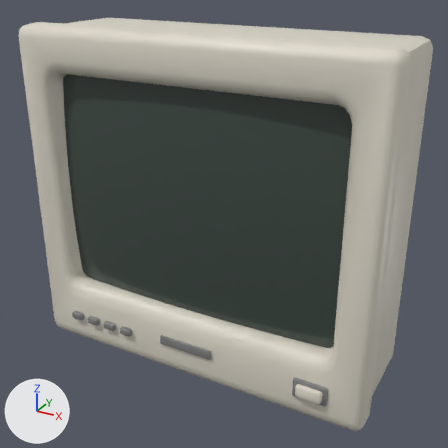
Renders of the FBX model Assets/Resources/Props/Models/Kit_CRTMonitor.fbx from each side of a commit.
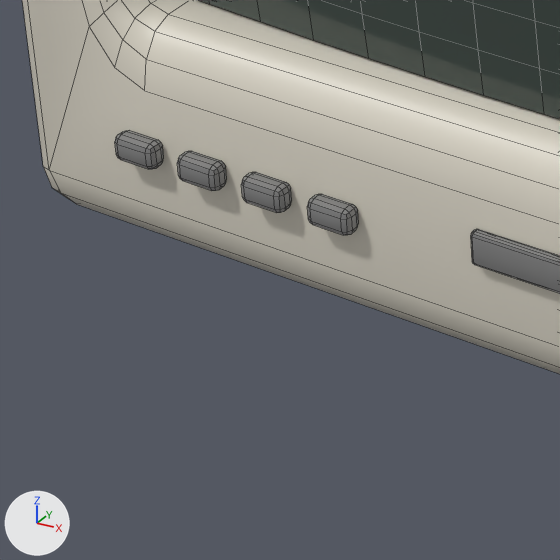
Old and new are each drawn whole from a 50 mm lens placed at (0.289, -0.65, 0.47), pointed at (-0.062, -0.012, 0.151) and again close up on the part from 10% to 41% of the width and 62% to 93% of the height. Arrows for +X, +Y and +Z are at lower left; the lights stay in place. The first two pictures are the older version. The close-ups show mesh edges as thin lines. Objects named as collision shapes, trigger or cutter boxes, shadow casters or lower levels of detail are left out. Where no turn or scale is listed for an object, it has been applied to the vertices.

In view in the first close-up: 'Kit_CRTMonitor_LOD0'.
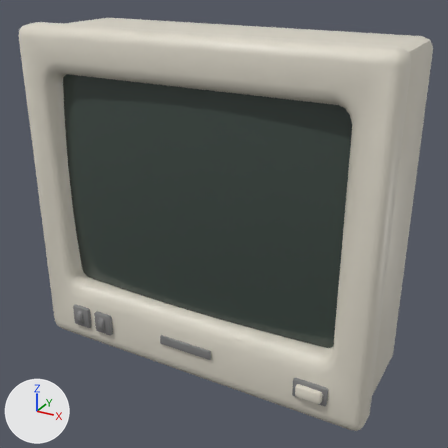
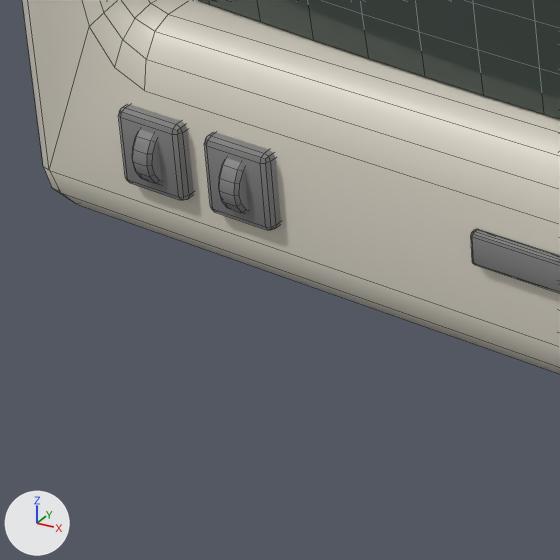
Edits to the bpy script that builds the scene:
```text
Change me_kit_crtmonitor:
    used by ob_kit_crtmonitor_lod0; location = (0.0, 0.0, 0.0)
    remove me_kit_crtmonitor.from_pydata(...)  # 1593 vertices, 1500 faces; spans x -0.186..0.186, y -0.213..0.311, z 0.0..0.407
    add me_kit_crtmonitor.from_pydata(...)  # 1625 vertices, 1504 faces; spans x -0.186..0.186, y -0.213..0.311, z 0.0..0.407
    me_kit_crtmonitor part 1: the loose piece of 56 vertices spanning x 0.118..0.152, y -0.209..-0.202, z 0.088..0.108 is copied, and the copy is scaled about its middle by (0.622, 1.46, 1.22), then moved by (-0.24, 0.001, 0.0); it spans x -0.116..-0.094, y -0.209..-0.201, z 0.086..0.11
    me_kit_crtmonitor part 2: a new loose piece of 72 vertices spanning x -0.139..-0.132, y -0.213..-0.192, z 0.088..0.108, in mat_prop_plasticgrey (grey #818181)
    me_kit_crtmonitor part 3: a new loose piece of 72 vertices spanning x -0.108..-0.101, y -0.213..-0.192, z 0.088..0.108, in mat_prop_plasticgrey (grey #818181)
    me_kit_crtmonitor part 4: the loose piece of 56 vertices spanning x -0.125..-0.111, y -0.211..-0.204, z 0.094..0.102 is deleted
    me_kit_crtmonitor part 5: the loose piece of 56 vertices spanning x -0.103..-0.089, y -0.211..-0.204, z 0.094..0.102 is deleted
    me_kit_crtmonitor part 6: the loose piece of 56 vertices spanning x -0.081..-0.067, y -0.211..-0.204, z 0.094..0.102 is deleted
    me_kit_crtmonitor part 7
    7 vertices in x -0.147..-0.145, y -0.206..-0.204, z 0.094..0.096 move by (0.001, 0.003, -0.008)
    7 vertices in x -0.147..-0.145, y -0.206..-0.204, z 0.1..0.102 move by (0.001, 0.003, 0.008)
    7 vertices in x -0.135..-0.133, y -0.206..-0.204, z 0.094..0.096 move by (0.009, 0.003, -0.008)
    7 vertices in x -0.135..-0.133, y -0.206..-0.204, z 0.1..0.102 move by (0.009, 0.003, 0.008)
    4 vertices in x -0.146..-0.145, y -0.211..-0.21, z 0.095..0.096 move by (0.001, 0.002, -0.008)
    4 vertices in x -0.147..-0.145, y -0.21..-0.208, z 0.1..0.102 move by (0.001, 0.001, 0.008)
    20 vertices move from x -0.147..-0.133, y -0.211..-0.208, z 0.094..0.102 to x -0.146..-0.124, y -0.209..-0.207, z 0.086..0.11
```

What differs and where, as boxes (x1, y1, x2, y2) in the close-ups (560 x 560 px; the box of a moved part takes in the faces that stretch with it):
part 1 of me_kit_crtmonitor, added
    after: (204, 132, 281, 230)
part 2 of me_kit_crtmonitor, added
    after: (133, 130, 162, 185)
part 3 of me_kit_crtmonitor, added
    after: (219, 158, 248, 214)
part 4 of me_kit_crtmonitor, deleted
    before: (177, 151, 227, 191)
part 5 of me_kit_crtmonitor, deleted
    before: (241, 172, 292, 213)
part 6 of me_kit_crtmonitor, deleted
    before: (307, 194, 359, 235)
part 7 of me_kit_crtmonitor, moved or reshaped
    before: (115, 131, 164, 169)
    after: (118, 104, 194, 200)
